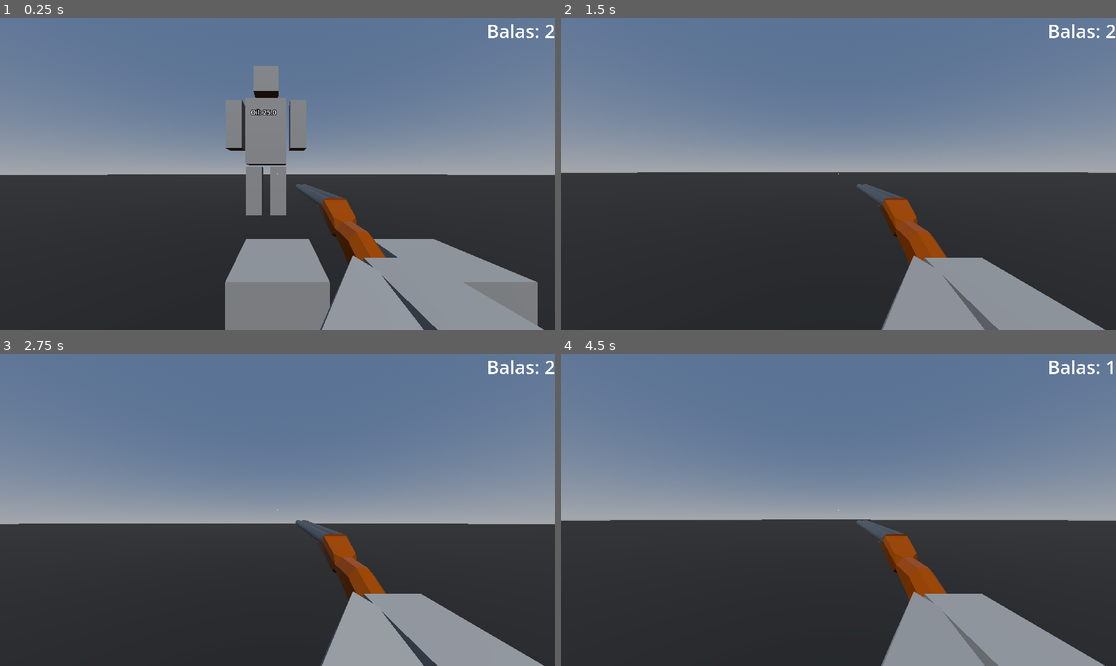
Above: before the commit, frames 1-4 (two rows, left to right).
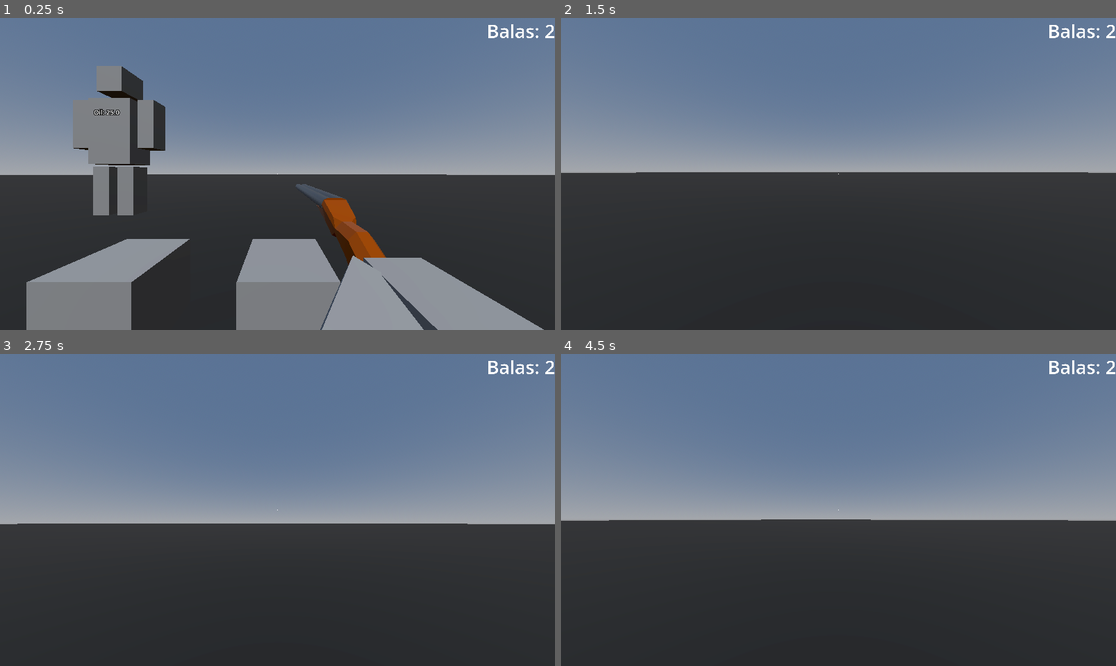
Above: after the commit, the same moments.

Repository: Bernardo-Vetromille/Robot-dismemberment-FPS
Game: Godot game, scene res://scenes/levels/main.tscn
Same seed, same stepped clock (60 frames per second), same inputs: the game is played once before the commit and once after it.
Inputs (mouse positions are in pixels of both pictures, inside the frame that each line leads up to):
- Up to frame 1 (0.25 s): no input
- Up to frame 2 (1.5 s): move the mouse to (866, 174) at 0.52 s; hold W (up) from 0.53 s (still down); tap 1 (pistol) at 0.6 s; tap Space (jump) at 0.77, 1.07 s; tap 2 (shotgun) at 0.8, 1.35 s; tap Enter at 1.25 s; move the mouse to (810, 174) at 1.27 s
- Up to frame 3 (2.75 s): keep holding W (up); tap Space (jump) at 1.52, 1.55, 1.82, 2 s; move the mouse to (288, 503) at 2.02 s; hold Space (jump) from 2.03 s (still down); tap 1 (pistol) at 2.3 s
- Up to frame 4 (4.5 s): keep holding W (up); tap Enter at 2.75 s; move the mouse to (832, 516) at 2.77 s; release Space (jump) at 2.78 s; click (832, 516) at 2.85 s; tap Space (jump) at 3.02, 3.32, 3.77, 3.8, 4.07, 4.25 s; tap 2 (shotgun) at 3.05 s; move the mouse to (877, 513) at 3.52 s; hold Ctrl (ctrl) 3.53-4.28 s; move the mouse to (794, 506) at 4.27 s; tap 1 (pistol) at 4.35 s

The runs differ from the first frame. In frame 1, 16% of the frame differs, in the area x 4-97%, y 15-100%; in frame 2, 7.5%; in frame 3, 7.2%; in frame 4, 7.5%.

Commit message:
Minor bug fixes
pequenas correções de erros e recursos melhores ao robô

Diff:
--- a/assets/shaders/erosão.gdshader
+++ b/assets/shaders/erosão.gdshader
@@ -1,5 +1,6 @@
-shader_type canvas_item;
+shader_type spatial;
 
+uniform sampler2D base_texture;
 uniform sampler2D noise_texture;
 uniform float dissolve : hint_range(0.0, 1.0) = 0.0;
 uniform float edge_size : hint_range(0.0, 0.2) = 0.05;
@@ -7,7 +8,8 @@
 uniform float emission_strength = 3.0;
 
 void fragment() {
-    vec4 tex = texture(TEXTURE, UV);
+    vec4 base_tex = texture(base_texture, UV);
+
     float noise = texture(noise_texture, UV).r;
 
     if (noise < dissolve) {
@@ -16,6 +18,7 @@
 
     float edge = smoothstep(dissolve, dissolve + edge_size, noise);
 
-    COLOR.rgb = mix(edge_color.rgb * emission_strength, tex.rgb, edge);
-    COLOR.a = tex.a;
+    ALBEDO = mix(edge_color.rgb * emission_strength, base_tex.rgb, edge);
+    EMISSION = edge_color.rgb * (1.0 - edge) * emission_strength;
+    ALPHA = base_tex.a;
 }
--- a/scenes/enemies/simple_robot.tscn
+++ b/scenes/enemies/simple_robot.tscn
@@ -42,13 +42,18 @@
 [sub_resource type="BoxShape3D" id="BoxShape3D_d45p8"]
 size = Vector3(1, 1.9829636, 1)
 
-[node name="SimpleRobot" type="CharacterBody3D" unique_id=1242831548 node_paths=PackedStringArray("label", "head", "floor_ray", "vision_ray")]
+[sub_resource type="CylinderShape3D" id="CylinderShape3D_d45p8"]
+height = 10.0
+radius = 1.0
+
+[node name="SimpleRobot" type="CharacterBody3D" unique_id=1242831548 node_paths=PackedStringArray("label", "head", "floor_ray", "vision_ray", "vision_area")]
 script = ExtResource("1_uak8l")
 oil = 25.0
-label = NodePath("Label3D")
+label = NodePath("torso/Label3D")
 head = NodePath("head")
 floor_ray = NodePath("Floor_ray")
 vision_ray = NodePath("head/vision_ray")
+vision_area = NodePath("Area3D")
 metadata/_custom_type_script = "uid://d2crmmkok43hf"
 
 [node name="head" type="CharacterBody3D" parent="." unique_id=1367062021 node_paths=PackedStringArray("oil_particles", "robot", "mesh", "collision")]
@@ -98,118 +103,118 @@
 [node name="CollisionShape3D" type="CollisionShape3D" parent="torso" unique_id=1655699734]
 shape = SubResource("BoxShape3D_s7hy8")
 
-[node name="left arm" type="CharacterBody3D" parent="." unique_id=110391721 node_paths=PackedStringArray("oil_particles", "robot", "mesh", "collision")]
-transform = Transform3D(1, 0, 0, 0, 1, 0, 0, 0, 1, 0.39938748, 0.09780362, 0)
-script = ExtResource("2_d45p8")
-member_type = 2
-oil_particles = NodePath("CPUParticles3D")
-robot = NodePath("..")
-mesh = NodePath("MeshInstance3D")
-collision = NodePath("CollisionShape3D")
-metadata/_custom_type_script = "uid://djipt2jxjp1jm"
-
-[node name="MeshInstance3D" type="MeshInstance3D" parent="left arm" unique_id=1826929580]
-mesh = SubResource("BoxMesh_rom7f")
-
-[node name="CollisionShape3D" type="CollisionShape3D" parent="left arm" unique_id=1252508680]
-shape = SubResource("BoxShape3D_83wnh")
-
-[node name="CPUParticles3D" type="CPUParticles3D" parent="left arm" unique_id=198796765]
-transform = Transform3D(1, 0, 0, 0, 1, 0, 0, 0, 1, -0.11773735, 0.17882502, 0)
-emitting = false
-amount = 16
-mesh = SubResource("SphereMesh_28y7x")
-direction = Vector3(1, 1, 0)
-spread = 5.0
-initial_velocity_min = 2.0
-initial_velocity_max = 5.0
-scale_amount_curve = SubResource("Curve_jrfea")
-
-[node name="rigth arm" type="CharacterBody3D" parent="." unique_id=1512090269 node_paths=PackedStringArray("oil_particles", "robot", "mesh", "collision")]
-transform = Transform3D(1, 0, 0, 0, 1, 0, 0, 0, 1, -0.399, 0.09780362, 0)
-script = ExtResource("2_d45p8")
-member_type = 2
-oil_particles = NodePath("CPUParticles3D")
-robot = NodePath("..")
-mesh = NodePath("MeshInstance3D")
-collision = NodePath("CollisionShape3D")
-metadata/_custom_type_script = "uid://djipt2jxjp1jm"
-
-[node name="MeshInstance3D" type="MeshInstance3D" parent="rigth arm" unique_id=1219646168]
-mesh = SubResource("BoxMesh_rom7f")
-
-[node name="CollisionShape3D" type="CollisionShape3D" parent="rigth arm" unique_id=430988754]
-shape = SubResource("BoxShape3D_83wnh")
-
-[node name="CPUParticles3D" type="CPUParticles3D" parent="rigth arm" unique_id=1966445099]
-transform = Transform3D(1, 0, 0, 0, 1, 0, 0, 0, 1, 0.07153505, 0.17882502, 0)
-emitting = false
-amount = 16
-mesh = SubResource("SphereMesh_28y7x")
-direction = Vector3(-1, 1, 0)
-spread = 5.0
-initial_velocity_min = 2.0
-initial_velocity_max = 5.0
-scale_amount_curve = SubResource("Curve_jrfea")
-
-[node name="left leg" type="CharacterBody3D" parent="." unique_id=1732436742 node_paths=PackedStringArray("oil_particles", "robot", "mesh", "collision")]
-transform = Transform3D(1, 0, 0, 0, 1, 0, 0, 0, 1, 0.15149266, -0.7324485, 0)
-script = ExtResource("2_d45p8")
-member_type = 3
-oil_particles = NodePath("CPUParticles3D")
-robot = NodePath("..")
-mesh = NodePath("MeshInstance3D")
-collision = NodePath("CollisionShape3D")
-metadata/_custom_type_script = "uid://djipt2jxjp1jm"
-
-[node name="MeshInstance3D" type="MeshInstance3D" parent="left leg" unique_id=1366280102]
-mesh = SubResource("BoxMesh_bbghw")
-
-[node name="CollisionShape3D" type="CollisionShape3D" parent="left leg" unique_id=1224358815]
-shape = SubResource("BoxShape3D_w54tn")
-
-[node name="CPUParticles3D" type="CPUParticles3D" parent="left leg" unique_id=1930607763]
-transform = Transform3D(1, 0, 0, 0, 1, 0, 0, 0, 1, -0.01955533, 0.29772842, 0)
-emitting = false
-amount = 16
-mesh = SubResource("SphereMesh_28y7x")
-direction = Vector3(1, -1, 0)
-spread = 5.0
-initial_velocity_min = 2.0
-initial_velocity_max = 5.0
-scale_amount_curve = SubResource("Curve_jrfea")
-
-[node name="rigth leg" type="CharacterBody3D" parent="." unique_id=1927240257 node_paths=PackedStringArray("oil_particles", "robot", "mesh", "collision")]
-transform = Transform3D(1, 0, 0, 0, 1, 0, 0, 0, 1, -0.151, -0.732, 0)
-script = ExtResource("2_d45p8")
-member_type = 3
-oil_particles = NodePath("CPUParticles3D")
-robot = NodePath("..")
-mesh = NodePath("MeshInstance3D")
-collision = NodePath("CollisionShape3D")
-metadata/_custom_type_script = "uid://djipt2jxjp1jm"
-
-[node name="MeshInstance3D" type="MeshInstance3D" parent="rigth leg" unique_id=664901698]
-mesh = SubResource("BoxMesh_bbghw")
-
-[node name="CollisionShape3D" type="CollisionShape3D" parent="rigth leg" unique_id=350968294]
-shape = SubResource("BoxShape3D_w54tn")
-
-[node name="CPUParticles3D" type="CPUParticles3D" parent="rigth leg" unique_id=674473789]
-transform = Transform3D(1, 0, 0, 0, 1, 0, 0, 0, 1, -0.01955533, 0.29772842, 0)
-emitting = false
-amount = 16
-mesh = SubResource("SphereMesh_28y7x")
-direction = Vector3(-1, -1, 0)
-spread = 5.0
-initial_velocity_min = 2.0
-initial_velocity_max = 5.0
-scale_amount_curve = SubResource("Curve_jrfea")
-
-[node name="Label3D" type="Label3D" parent="." unique_id=1597982924]
+[node name="Label3D" type="Label3D" parent="torso" unique_id=1597982924]
 transform = Transform3D(-1, 0, 8.940697e-08, 0, 1, 0, -8.940697e-08, 0, -1, 0.028056711, 0.2228719, -0.15177953)
 pixel_size = 0.0025
 text = "oil"
+
+[node name="left arm" type="CharacterBody3D" parent="." unique_id=110391721 node_paths=PackedStringArray("oil_particles", "robot", "mesh", "collision")]
+transform = Transform3D(1, 0, 0, 0, 1, 0, 0, 0, 1, 0.39938748, 0.09780362, 0)
+script = ExtResource("2_d45p8")
+member_type = 2
+oil_particles = NodePath("CPUParticles3D")
+robot = NodePath("..")
+mesh = NodePath("MeshInstance3D")
+collision = NodePath("CollisionShape3D")
+metadata/_custom_type_script = "uid://djipt2jxjp1jm"
+
+[node name="MeshInstance3D" type="MeshInstance3D" parent="left arm" unique_id=1826929580]
+mesh = SubResource("BoxMesh_rom7f")
+
+[node name="CollisionShape3D" type="CollisionShape3D" parent="left arm" unique_id=1252508680]
+shape = SubResource("BoxShape3D_83wnh")
+
+[node name="CPUParticles3D" type="CPUParticles3D" parent="left arm" unique_id=198796765]
+transform = Transform3D(1, 0, 0, 0, 1, 0, 0, 0, 1, -0.11773735, 0.17882502, 0)
+emitting = false
+amount = 16
+mesh = SubResource("SphereMesh_28y7x")
+direction = Vector3(1, 1, 0)
+spread = 5.0
+initial_velocity_min = 2.0
+initial_velocity_max = 5.0
+scale_amount_curve = SubResource("Curve_jrfea")
+
+[node name="rigth arm" type="CharacterBody3D" parent="." unique_id=1512090269 node_paths=PackedStringArray("oil_particles", "robot", "mesh", "collision")]
+transform = Transform3D(1, 0, 0, 0, 1, 0, 0, 0, 1, -0.399, 0.09780362, 0)
+script = ExtResource("2_d45p8")
+member_type = 2
+oil_particles = NodePath("CPUParticles3D")
+robot = NodePath("..")
+mesh = NodePath("MeshInstance3D")
+collision = NodePath("CollisionShape3D")
+metadata/_custom_type_script = "uid://djipt2jxjp1jm"
+
+[node name="MeshInstance3D" type="MeshInstance3D" parent="rigth arm" unique_id=1219646168]
+mesh = SubResource("BoxMesh_rom7f")
+
+[node name="CollisionShape3D" type="CollisionShape3D" parent="rigth arm" unique_id=430988754]
+shape = SubResource("BoxShape3D_83wnh")
+
+[node name="CPUParticles3D" type="CPUParticles3D" parent="rigth arm" unique_id=1966445099]
+transform = Transform3D(1, 0, 0, 0, 1, 0, 0, 0, 1, 0.07153505, 0.17882502, 0)
+emitting = false
+amount = 16
+mesh = SubResource("SphereMesh_28y7x")
+direction = Vector3(-1, 1, 0)
+spread = 5.0
+initial_velocity_min = 2.0
+initial_velocity_max = 5.0
+scale_amount_curve = SubResource("Curve_jrfea")
+
+[node name="left leg" type="CharacterBody3D" parent="." unique_id=1732436742 node_paths=PackedStringArray("oil_particles", "robot", "mesh", "collision")]
+transform = Transform3D(1, 0, 0, 0, 1, 0, 0, 0, 1, 0.15149266, -0.7324485, 0)
+script = ExtResource("2_d45p8")
+member_type = 3
+oil_particles = NodePath("CPUParticles3D")
+robot = NodePath("..")
+mesh = NodePath("MeshInstance3D")
+collision = NodePath("CollisionShape3D")
+metadata/_custom_type_script = "uid://djipt2jxjp1jm"
+
+[node name="MeshInstance3D" type="MeshInstance3D" parent="left leg" unique_id=1366280102]
+mesh = SubResource("BoxMesh_bbghw")
+
+[node name="CollisionShape3D" type="CollisionShape3D" parent="left leg" unique_id=1224358815]
+shape = SubResource("BoxShape3D_w54tn")
+
+[node name="CPUParticles3D" type="CPUParticles3D" parent="left leg" unique_id=1930607763]
+transform = Transform3D(1, 0, 0, 0, 1, 0, 0, 0, 1, -0.01955533, 0.29772842, 0)
+emitting = false
+amount = 16
+mesh = SubResource("SphereMesh_28y7x")
+direction = Vector3(1, -1, 0)
+spread = 5.0
+initial_velocity_min = 2.0
+initial_velocity_max = 5.0
+scale_amount_curve = SubResource("Curve_jrfea")
+
+[node name="rigth leg" type="CharacterBody3D" parent="." unique_id=1927240257 node_paths=PackedStringArray("oil_particles", "robot", "mesh", "collision")]
+transform = Transform3D(1, 0, 0, 0, 1, 0, 0, 0, 1, -0.151, -0.732, 0)
+script = ExtResource("2_d45p8")
+member_type = 3
+oil_particles = NodePath("CPUParticles3D")
+robot = NodePath("..")
+mesh = NodePath("MeshInstance3D")
+collision = NodePath("CollisionShape3D")
+metadata/_custom_type_script = "uid://djipt2jxjp1jm"
+
+[node name="MeshInstance3D" type="MeshInstance3D" parent="rigth leg" unique_id=664901698]
+mesh = SubResource("BoxMesh_bbghw")
+
+[node name="CollisionShape3D" type="CollisionShape3D" parent="rigth leg" unique_id=350968294]
+shape = SubResource("BoxShape3D_w54tn")
+
+[node name="CPUParticles3D" type="CPUParticles3D" parent="rigth leg" unique_id=674473789]
+transform = Transform3D(1, 0, 0, 0, 1, 0, 0, 0, 1, -0.01955533, 0.29772842, 0)
+emitting = false
+amount = 16
+mesh = SubResource("SphereMesh_28y7x")
+direction = Vector3(-1, -1, 0)
+spread = 5.0
+initial_velocity_min = 2.0
+initial_velocity_max = 5.0
+scale_amount_curve = SubResource("Curve_jrfea")
 
 [node name="CollisionShape3D" type="CollisionShape3D" parent="." unique_id=1911484812]
 transform = Transform3D(1, 0, 0, 0, 1, 0, 0, 0, 1, 0, -0.06204605, 0)
@@ -217,3 +222,10 @@
 disabled = true
 
 [node name="Floor_ray" type="RayCast3D" parent="." unique_id=1340820259]
+
+[node name="Area3D" type="Area3D" parent="." unique_id=1909411379]
+transform = Transform3D(1, 0, 0, 0, -4.371139e-08, -1, 0, 1, -4.371139e-08, 0, 0.62168705, -1.0769091)
+
+[node name="CollisionShape3D" type="CollisionShape3D" parent="Area3D" unique_id=1884006042]
+transform = Transform3D(1, 0, 0, 0, 1, 0, 0, 0, 1, 0, -4.0310903, 0.7097487)
+shape = SubResource("CylinderShape3D_d45p8")
--- a/scenes/levels/main.tscn
+++ b/scenes/levels/main.tscn
@@ -39,8 +39,8 @@
 [node name="CollisionShape3D" type="CollisionShape3D" parent="StaticBody3D" unique_id=1438677334]
 shape = SubResource("BoxShape3D_j4d2a")
 
-[node name="Player" parent="." unique_id=1484227662 groups=["player"] instance=ExtResource("1_72ix8")]
-transform = Transform3D(1, 0, 0, 0, 1, 0, 0, 0, 1, 0, 2, 0)
+[node name="Player" parent="." unique_id=1484227662 instance=ExtResource("1_72ix8")]
+transform = Transform3D(1, 0, 0, 0, 1, 0, 0, 0, 1, 1.8944262, 2, 0)
 
 [node name="ambient" type="Node3D" parent="." unique_id=1067890812]
 
@@ -63,5 +63,6 @@
 [node name="CollisionShape3D" type="CollisionShape3D" parent="RigidBody3D" unique_id=1037938076]
 shape = SubResource("BoxShape3D_2vj2h")
 
-[node name="SimpleRobot" parent="." unique_id=807116497 instance=ExtResource("2_2vj2h")]
+[node name="SimpleRobot" parent="." unique_id=807116497 node_paths=PackedStringArray("nf_player") instance=ExtResource("2_2vj2h")]
 transform = Transform3D(-1, 0, 8.742278e-08, 0, 1, 0, -8.742278e-08, 0, -1, -0.14101744, 3.0982525, -2.0349827)
+nf_player = NodePath("../Player")
--- a/scenes/player/player.tscn
+++ b/scenes/player/player.tscn
@@ -11,11 +11,6 @@
 
 [node name="Player" type="CharacterBody3D" unique_id=1484227662 groups=["player"]]
 script = ExtResource("1_8afob")
-speed = null
-acceleration = null
-deceleration = null
-jump_force = null
-sensibility = null
 
 [node name="MeshInstance3D" type="MeshInstance3D" parent="." unique_id=1717783014]
 mesh = SubResource("CapsuleMesh_dovo2")
--- a/scripts/player/player.gd
+++ b/scripts/player/player.gd
@@ -9,6 +9,9 @@
 @export var sensibility: float = 0.25
 
 @onready var camera_mount: Node3D = $camera_mount
+
+@onready var pistol = $camera_mount/pistol
+@onready var shotgun = $camera_mount/Shotgun
 
 var real_speed: float
 var no_clip: bool = false
@@ -25,6 +28,7 @@
 
 func _physics_process(delta: float) -> void:
 	movement(delta)
+	weapons()
 	if !no_clip:
 		gravity(delta)
 
@@ -72,3 +76,16 @@
 
 	if Input.is_action_pressed("jump") and is_on_floor():
 		velocity.y = jump_force
+
+func equip(weapon: Weapon3D):
+	var childs = $camera_mount.get_children()
+	for child in childs:
+		if child is Weapon3D:
+			if child != weapon:
+				child.visible = false
+
+func weapons():
+	if Input.is_action_just_pressed("pistol"):
+		equip(pistol)
+	elif Input.is_action_just_pressed("shotgun"):
+		equip(shotgun)
--- a/scripts/systems/robot.gd
+++ b/scripts/systems/robot.gd
@@ -3,11 +3,13 @@
 
 @export var speed: float = 6.0
 @export var player: CharacterBody3D
+@export var nf_player: CharacterBody3D
 @export var oil: float = 100
 @export var label: Label3D
 @export var head: Member3D
 @export var floor_ray: RayCast3D
 @export var vision_ray: RayCast3D
+@export var vision_area: Area3D
 
 
 var base_speed: float
@@ -16,6 +18,9 @@
 var legs: int
 var arms: int
 var heads: int
+
+var is_in_vision: bool = false
+
 
 var is_locked: bool = false
 
@@ -60,6 +65,7 @@
 		velocity = Vector3.ZERO
 
 	gravity(delta)
+	vision()
 	search_player()
 	move_and_slide()
 
@@ -113,3 +119,21 @@
 	$"rigth arm".rotation_degrees.x = 85
 	$"left arm".position.z = -0.5
 	$"rigth arm".position.z = -0.5
+
+var members_alive: int
+
+func vision():
+	var colliders = vision_area.get_overlapping_bodies()
+	if colliders.size() > 0:
+		for collider in colliders:
+			if collider.is_in_group("player"):
+				head.look_at(collider.global_position)
+
+	var count := 0
+	for m in members:
+		if !m.destroyed:
+			count += 1
+	if members_alive > count:
+		head.look_at(nf_player.global_position)
+
+	members_alive = count
